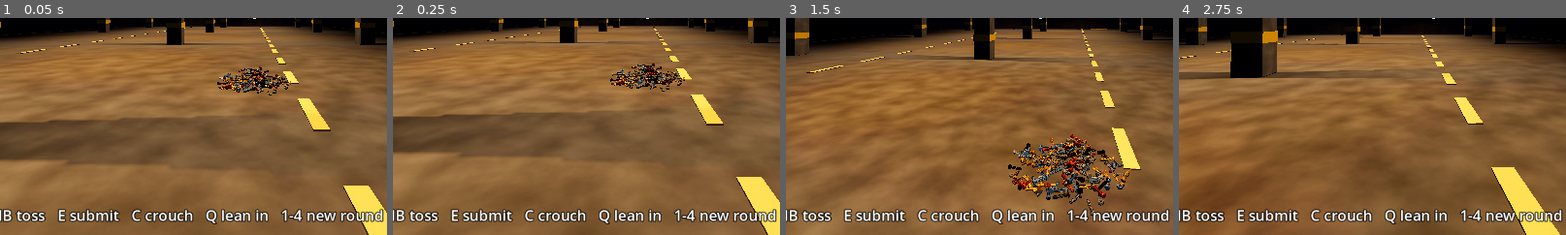
Above: before the commit, frames 1-4 (left to right).
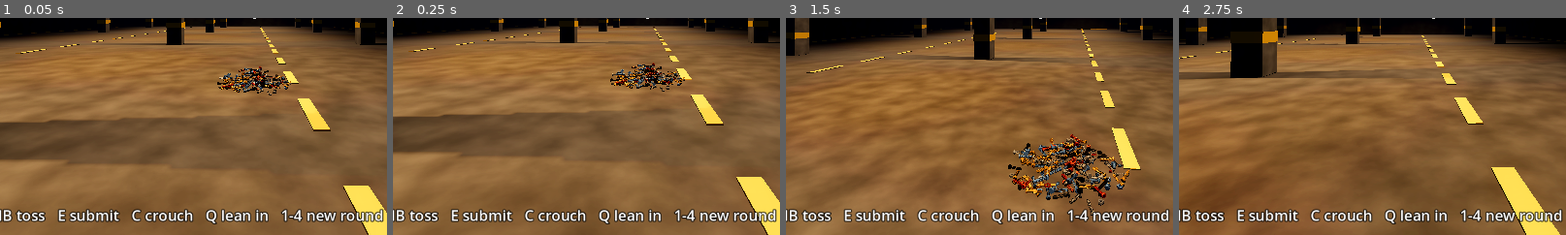
Above: after the commit, the same moments.

Repository: nithinyanna10/nuts_bolts
Game: Godot game, scene res://scenes/main/main.tscn
Two runs of this game, one before a commit and one after it. Both use one fixed random seed, a clock stepped at 60 frames per second and the inputs below.
Inputs (mouse positions are % of the whole screen's width and height, from its top left):
- Up to frame 1 (0.05 s): no input
- Up to frame 2 (0.25 s): no input
- Up to frame 3 (1.5 s): move the mouse to (55, 50) at 0.52 s; hold C (crouch) 0.53-1.28 s; hold W (move_forward) from 0.53 s (still down); tap Space (jump) at 0.77 s; move the mouse to (45, 50) at 1.27 s; tap Q (lean_in) at 1.35 s
- Up to frame 4 (2.75 s): keep holding W (move_forward); tap Space (jump) at 1.52 s; move the mouse to (52, 48) at 2.02 s; click (52, 48) at 2.1 s
The pictures show only the part of the screen within x 17-67%, y 50-100%; the shares and areas given below are measured in that part.

The runs differ from the first frame. In frame 1, less than 0.1% of the frame differs, in the area x 59-73%, y 27-34%; in frame 2, less than 0.1%; in frame 3, 0.2%, in the area x 61-84%, y 60-81%; in frame 4, nothing differs.

Commit message:
Settle each pile once after placement so nothing floats at round start

Diff:
--- a/scripts/procedural/pile_layout.gd
+++ b/scripts/procedural/pile_layout.gd
@@ -101,6 +101,7 @@
 			_raise(heights, size, px + along.x * t, pz + along.y * t, half[j].x, yc + half_vert[j])
 		centers[j] = Vector3(px, yc, pz)
 	grid.setup(cfg.grid_cell_size, centers)
+	settle_all()
 
 
 ## World-space-free origin of object j (its mesh origin, the head's bearing plane center).
@@ -126,18 +127,39 @@
 		var k: int = queue[qi]
 		queue.remove_at(qi)
 		var pk: Vector3 = grid.positions[k]
-		var new_y: float = half_vert[k]
-		for m in grid.query_below(pk, _reach(k), pk.y + 0.1): # supporters can be far below, not just nearby
-			var pm: Vector3 = grid.positions[m]
-			if m != k and pm.y < pk.y and _touching(pk, rot[k], half[k], pm, rot[m], half[m]):
-				new_y = maxf(new_y, pm.y + half_vert[m] + half_vert[k])
-		if new_y < pk.y - 0.003:
-			grid.move(k, Vector3(pk.x, new_y, pk.z))
+		if _drop_to_support(k):
 			if not moved.has(k):
 				moved.append(k)
 				moved_from_y.append(pk.y)
 			_queue_resting_on(k, pk, queue)
 	return moved
+
+
+## Lowers every object to its highest touching supporter (or the floor), lowest first so a stack follows its base.
+## Run once after build(), because the height-field placement can leave objects embedded beside a higher neighbour with
+## nothing under them. Returns how many moved (0 on a settled layout).
+func settle_all() -> int:
+	var order: Array = range(ids.size())
+	order.sort_custom(func(a: int, b: int) -> bool: return grid.positions[a].y < grid.positions[b].y)
+	var moved: int = 0
+	for k: int in order:
+		if _drop_to_support(k):
+			moved += 1
+	return moved
+
+
+## Drops object k onto the highest lower object it touches, or the floor. Returns true if it moved.
+func _drop_to_support(k: int) -> bool:
+	var pk: Vector3 = grid.positions[k]
+	var new_y: float = half_vert[k]
+	for m in grid.query_below(pk, _reach(k), pk.y + 0.1): # supporters can be far below, not just nearby
+		var pm: Vector3 = grid.positions[m]
+		if m != k and pm.y < pk.y and _touching(pk, rot[k], half[k], pm, rot[m], half[m]):
+			new_y = maxf(new_y, pm.y + half_vert[m] + half_vert[k])
+	if new_y >= pk.y - 0.003:
+		return false
+	grid.move(k, Vector3(pk.x, new_y, pk.z))
+	return true
 
 
 ## Queues the objects that sat on object j when j was at old_pos.
--- /dev/null
+++ b/tests/zero_floating_test.gd
@@ -0,0 +1,72 @@
+extends SceneTree
+## Run: godot --headless --path . -s tests/zero_floating_test.gd [-- rounds=200]
+## Builds every pile of N seeded rounds per difficulty and asserts nothing rests on nothing right after the build.
+## Also checks the settle is idempotent and deterministic, and reports average pile height, width and build time.
+
+const FloatingCheck = preload("res://tests/floating_check.gd")
+const FILES: Array[String] = ["easy", "medium", "hard", "expert"]
+var _failures: int = 0
+
+
+func _init() -> void:
+	var rounds: int = 200
+	for arg in OS.get_cmdline_user_args():
+		if arg.begins_with("rounds="):
+			rounds = int(arg.substr(7))
+	for name in FILES:
+		var cfg: DifficultyConfig = load("res://assets/data/%s.tres" % name)
+		var piles: int = 0
+		var floating: int = 0
+		var height_sum: float = 0.0
+		var width_sum: float = 0.0
+		var ms_sum: int = 0
+		for seed_value in range(1, rounds + 1):
+			var rng := RandomNumberGenerator.new()
+			rng.seed = seed_value
+			var data: RoundData = ChallengeGenerator.new(cfg).generate(rng)
+			for k in cfg.pile_count:
+				var t0: int = Time.get_ticks_msec()
+				var layout := PileLayout.new()
+				layout.build(data, k, rng)
+				ms_sum += Time.get_ticks_msec() - t0
+				piles += 1
+				var n: int = FloatingCheck.flags(layout).count(1)
+				floating += n
+				if n > 0:
+					_fail("%s seed %d pile %d: %d of %d objects rest on nothing" % [name, seed_value, k, n, layout.ids.size()])
+				if layout.settle_all() != 0:
+					_fail("%s seed %d pile %d: a second settle moved objects" % [name, seed_value, k])
+				var top: float = 0.0
+				var reach: float = 0.0
+				for j in layout.ids.size():
+					var p: Vector3 = layout.grid.positions[j]
+					if is_nan(p.y) or p.y < layout.half_vert[j] - 0.001:
+						_fail("%s seed %d pile %d: object %d at y=%.3f is below the floor" % [name, seed_value, k, j, p.y])
+					top = maxf(top, p.y + layout.half_vert[j])
+					reach = maxf(reach, Vector2(p.x, p.z).length() + layout.foot[j])
+				height_sum += top
+				width_sum += reach * 2.0
+		_check_deterministic(cfg, name)
+		print("%-7s %d rounds, %d piles: avg height %.3f m, avg width %.3f m, avg build %.1f ms/pile, %d objects resting on nothing" % [name, rounds, piles, height_sum / piles, width_sum / piles, float(ms_sum) / piles, floating])
+	print("TOTAL FAILURES: %d" % _failures)
+	quit(1 if _failures > 0 else 0)
+
+
+## The settle pass must not consume the RNG: the same seed gives the same layout twice.
+func _check_deterministic(cfg: DifficultyConfig, name: String) -> void:
+	var runs: Array[PackedVector3Array] = []
+	for i in 2:
+		var rng := RandomNumberGenerator.new()
+		rng.seed = 1
+		var data: RoundData = ChallengeGenerator.new(cfg).generate(rng)
+		var layout := PileLayout.new()
+		layout.build(data, 0, rng)
+		runs.append(layout.grid.positions.duplicate())
+	if runs[0] != runs[1]:
+		_fail("%s: the same seed built two different piles" % name)
+
+
+func _fail(msg: String) -> void:
+	_failures += 1
+	if _failures <= 10:
+		printerr("FAIL: " + msg)
Not shown, added: docs/superpowers/plans/2026-11-02-zero-floating-at-round-start.md
